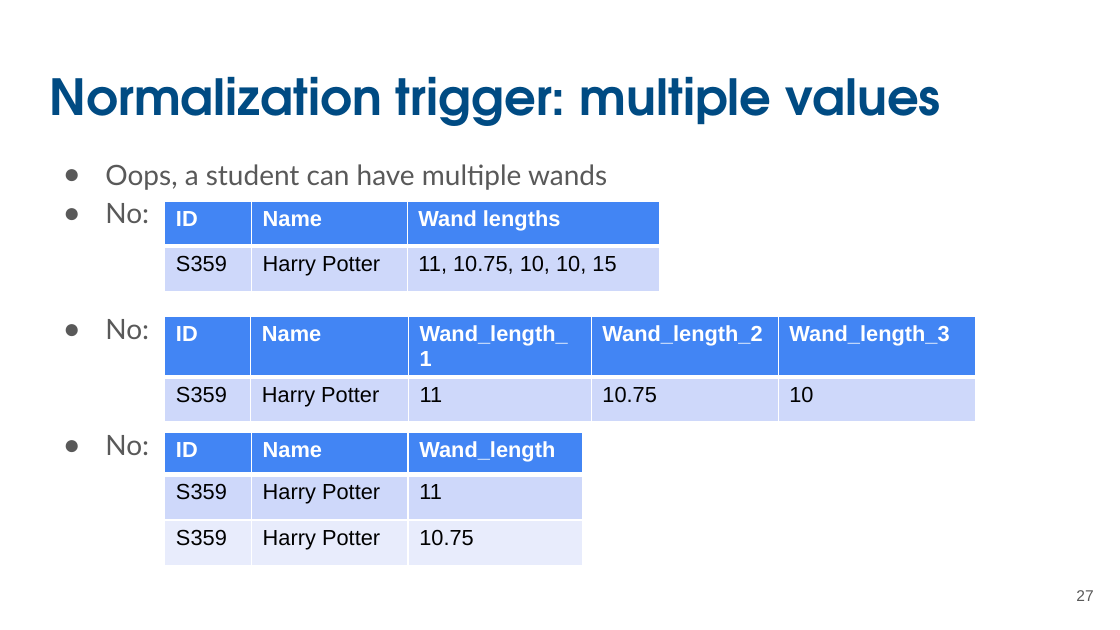
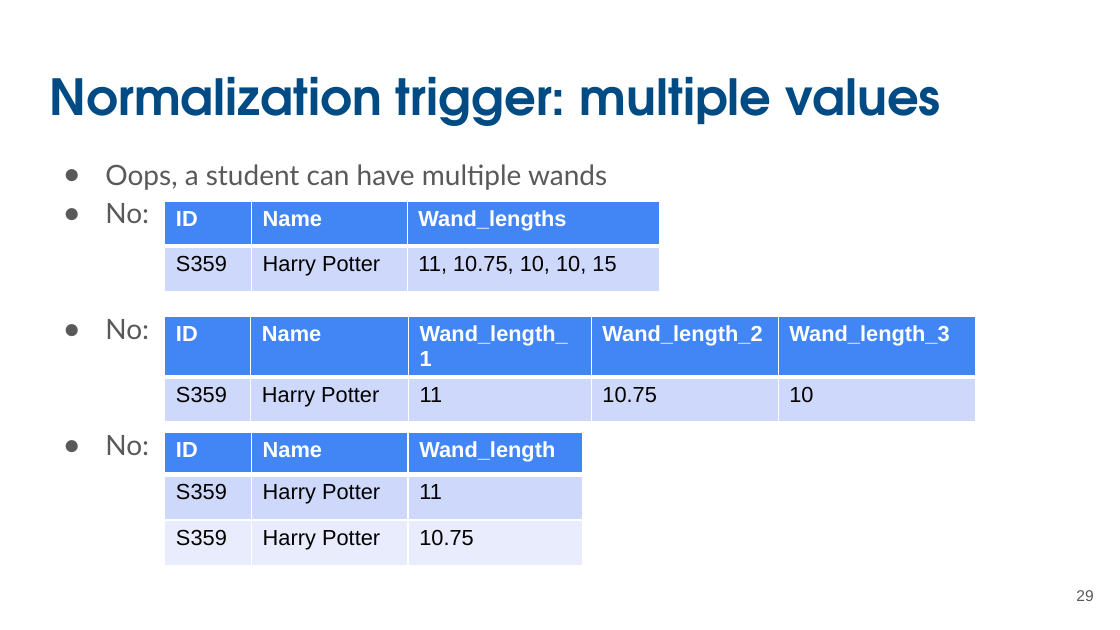
Before and after one commit to UCSB-Library-Research-Data-Services/bren-eds213, a slide deck: slide 29 of modules/week01/slides-01.pptx (slide 27 before the commit). Drawn at 1120x630 pixels with LibreOffice and Linux fonts; fonts in the diff are those of the drawing. Boxes give left, top, right and bottom in pixels: in the first picture for what was removed or moved away, otherwise in the second. Text is boxed around its words. In the diff, an @@ line names an element or a change of style, - is before the commit and + after.

```diff
--- a/modules/week01/slides-01.pptx
+++ b/modules/week01/slides-01.pptx
@@ table at (x1=165, y1=200, x2=659, y2=291) @@
-row 1, column 3: Wand lengths
+row 1, column 3: Wand_lengths
@@ page number at (x1=1076, y1=590, x2=1093, y2=601): text changed @@
-27
+29
```
Also in this commit, not shown: 5 other slides changed, 3 slides added.
